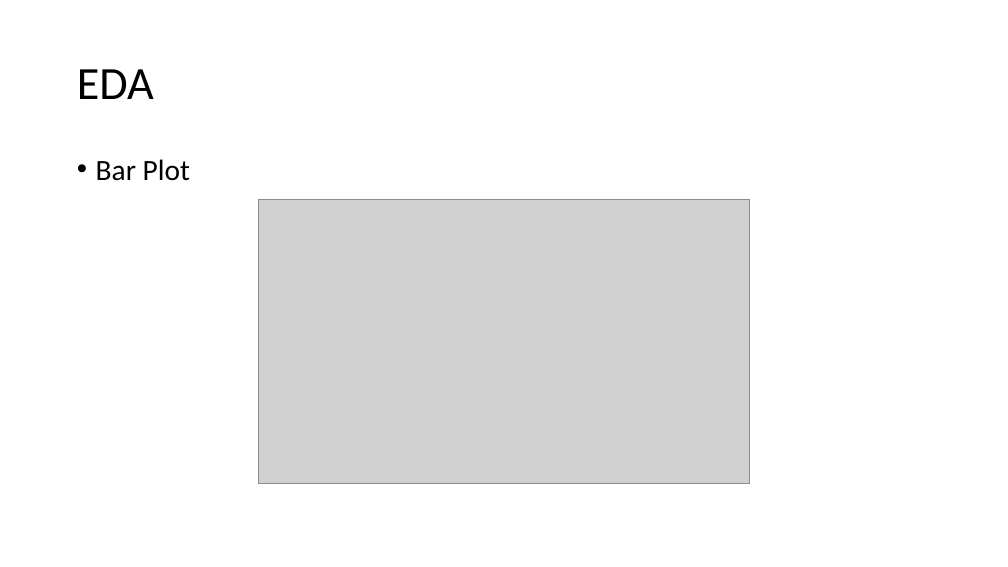
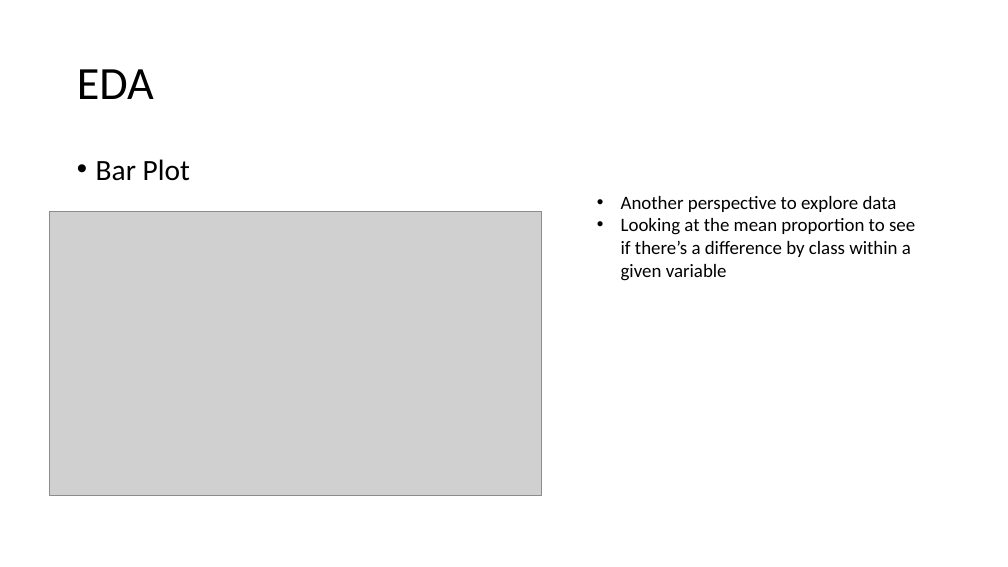
Before and after one commit to Ophidian0807/Springboard_Capstone_1, a slide deck: slide 6 of Capstone 1.pptx (slide 5 before the commit). Drawn at 1008x567 pixels with LibreOffice and Linux fonts; fonts in the diff are those of the drawing; grey boxes stand for pictures. Boxes give left, top, right and bottom in pixels: in the first picture for what was removed or moved away, otherwise in the second. Text is boxed around its words. In the diff, an @@ line names an element or a change of style, - is before the commit and + after.

```diff
--- a/Capstone 1.pptx
+++ b/Capstone 1.pptx
@@ text added at [621, 196, 915, 281], 18 pt, text #000000 @@
+• Another perspective to explore data
+• Looking at the mean proportion to see if there’s a difference by class within a given variable
@@ picture: place and size @@
-picture at [259, 200, 750, 484]
+picture at [50, 211, 541, 495]
```
Also in this commit, not shown: 4 other slides changed, 1 slide added, 1 other file.
